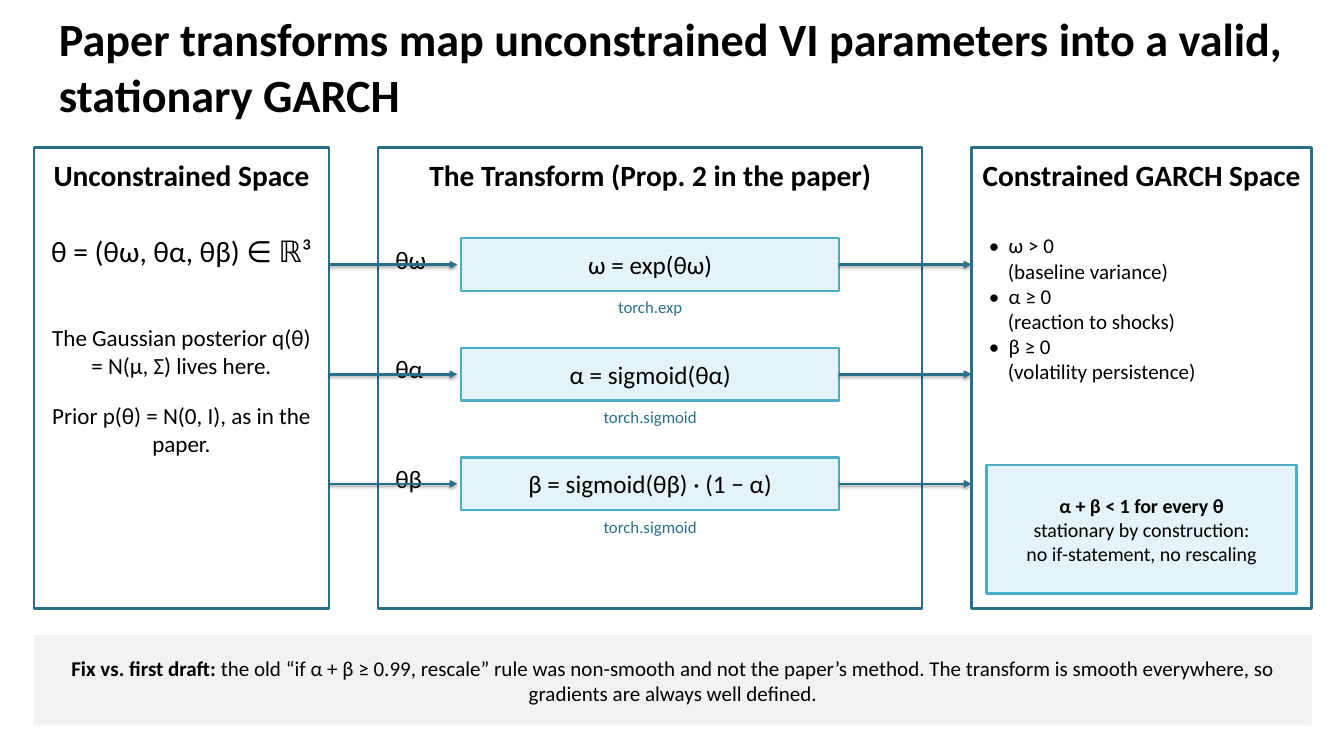
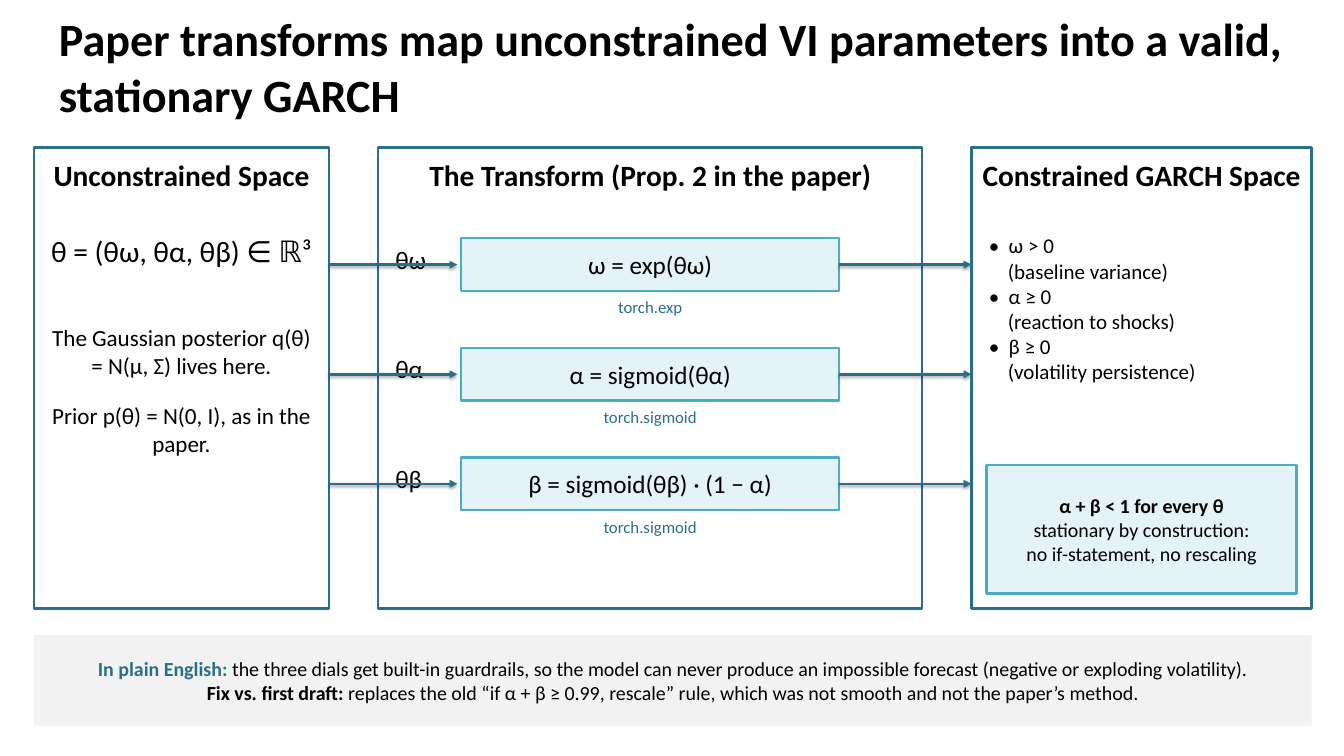
Before and after one commit to SGhuman123/Fordham-Time-Series-Econometrics, a slide deck: slide 6 of slides/Scalable_Bayesian_Volatility.pptx (slide 5 before the commit). Drawn at 1344x756 pixels with LibreOffice and Linux fonts; fonts in the diff are those of the drawing. Boxes give left, top, right and bottom in pixels: in the first picture for what was removed or moved away, otherwise in the second. Text is boxed around its words. In the diff, an @@ line names an element or a change of style, - is before the commit and + after.

```diff
--- a/slides/Scalable_Bayesian_Volatility.pptx
+++ b/slides/Scalable_Bayesian_Volatility.pptx
@@ text at [98,661,1247,704]: text changed; size 20 to 19 pt @@
-Fix vs. first draft: the old “if α + β ≥ 0.99, rescale” rule was non-smooth and not the paper’s method. The transform is smooth everywhere, so gradients are always well defined.
+In plain English: the three dials get built-in guardrails, so the model can never produce an impossible forecast (negative or exploding volatility).
+Fix vs. first draft: replaces the old “if α + β ≥ 0.99, rescale” rule, which was not smooth and not the paper’s method.
```
Also in this commit, not shown: 10 other slides changed, 2 slides added, 7 other files.
